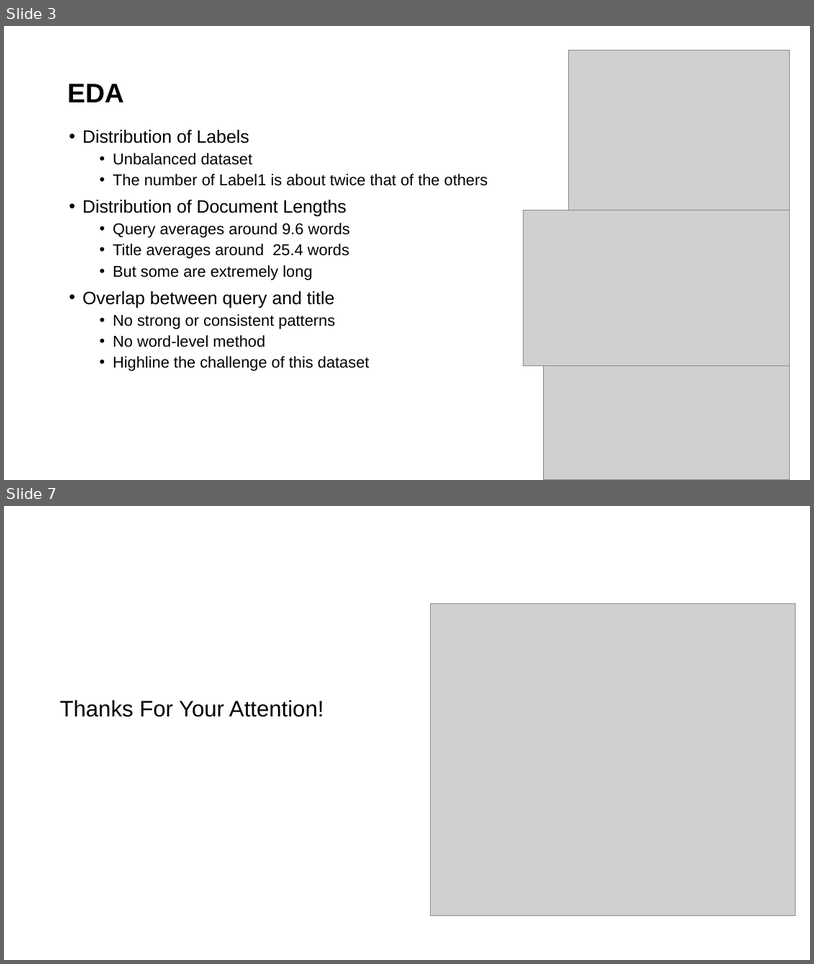
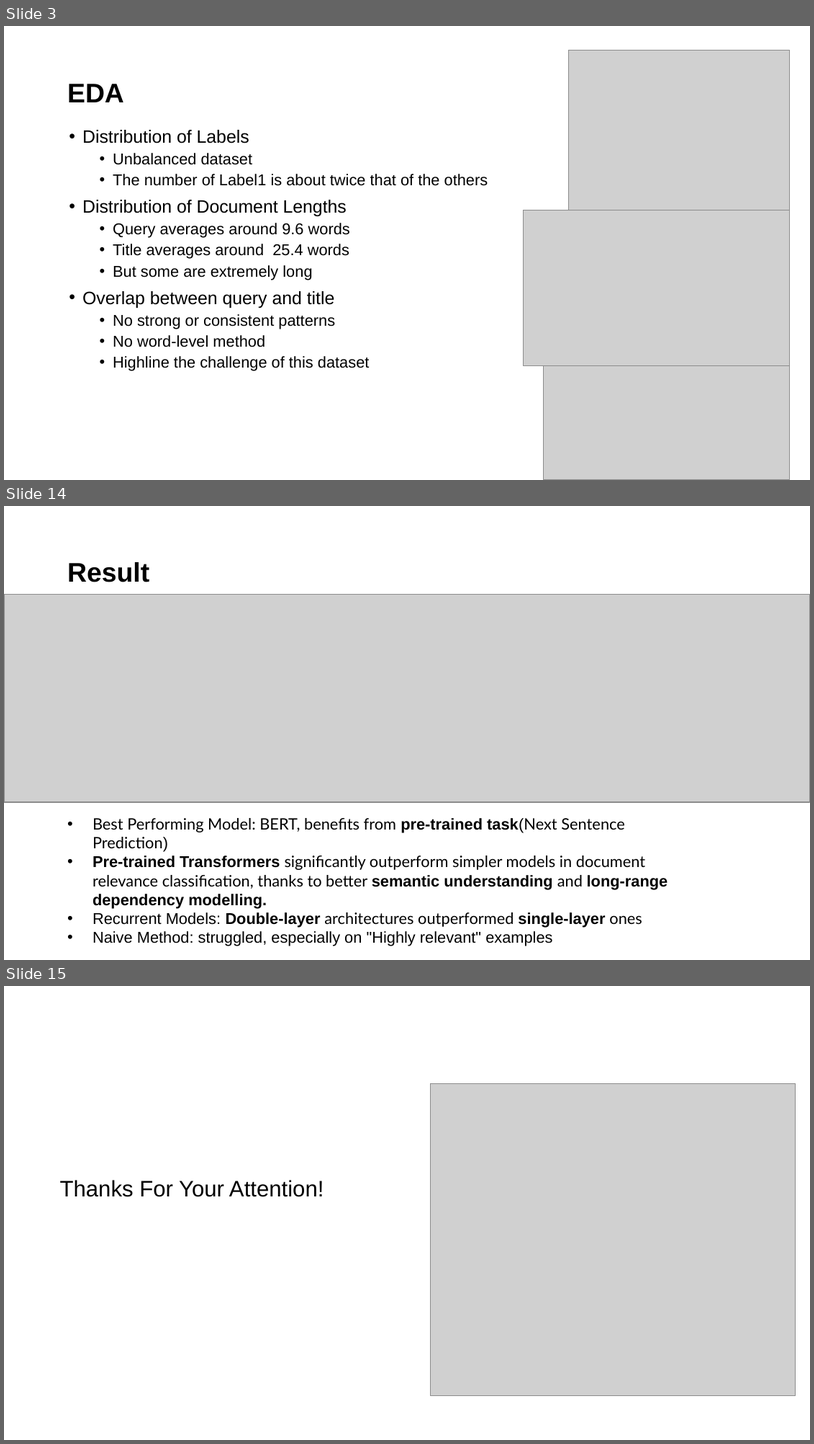
Before and after one commit to lijunfeng99/CS5242-project_25, a slide deck: CS5242_Presentation.pptx. Shown one above the other, each under a label of ours: slides 3 and 7 before the commit, slides 3, 14 and 15 after it; the slides between them are not shown. The pictures are 814x964 and 814x1444 pixels, drawn with LibreOffice and Linux fonts; fonts in the diff are those of the drawing; grey boxes stand for pictures; background and template pictures are left out. Boxes give left, top, right and bottom in pixels: in the first picture for what was removed or moved away, otherwise in the second. Text is boxed around its words. In the diff, an @@ line names an element or a change of style, - is before the commit and + after.

```diff
--- a/CS5242_Presentation.pptx
+++ b/CS5242_Presentation.pptx
@@ slide 14 added at (x1=4, y1=506, x2=810, y2=960), background #FFFFFF @@
@@ text added at (x1=67, y1=562, x2=149, y2=582), 24 pt, text #000000, bold @@
+Result
@@ picture added at (x1=4, y1=595, x2=810, y2=802) @@
@@ text added at (x1=93, y1=818, x2=669, y2=946), 14 pt, text #000000 @@
+• Best Performing Model: BERT, benefits from pre-trained task(Next Sentence Prediction)
+• Pre-trained Transformers significantly outperform simpler models in document relevance classification, thanks to better semantic understanding and long-range dependency modelling.
+• Recurrent Models: Double-layer architectures outperformed single-layer ones
+• Naive Method: struggled, especially on "Highly relevant" examples
@@ what was slide 7 is now slide 15 @@
```
Also in this commit, not shown: 1 slide changed, 9 other slides added, 2 slides removed, 5 other files.
